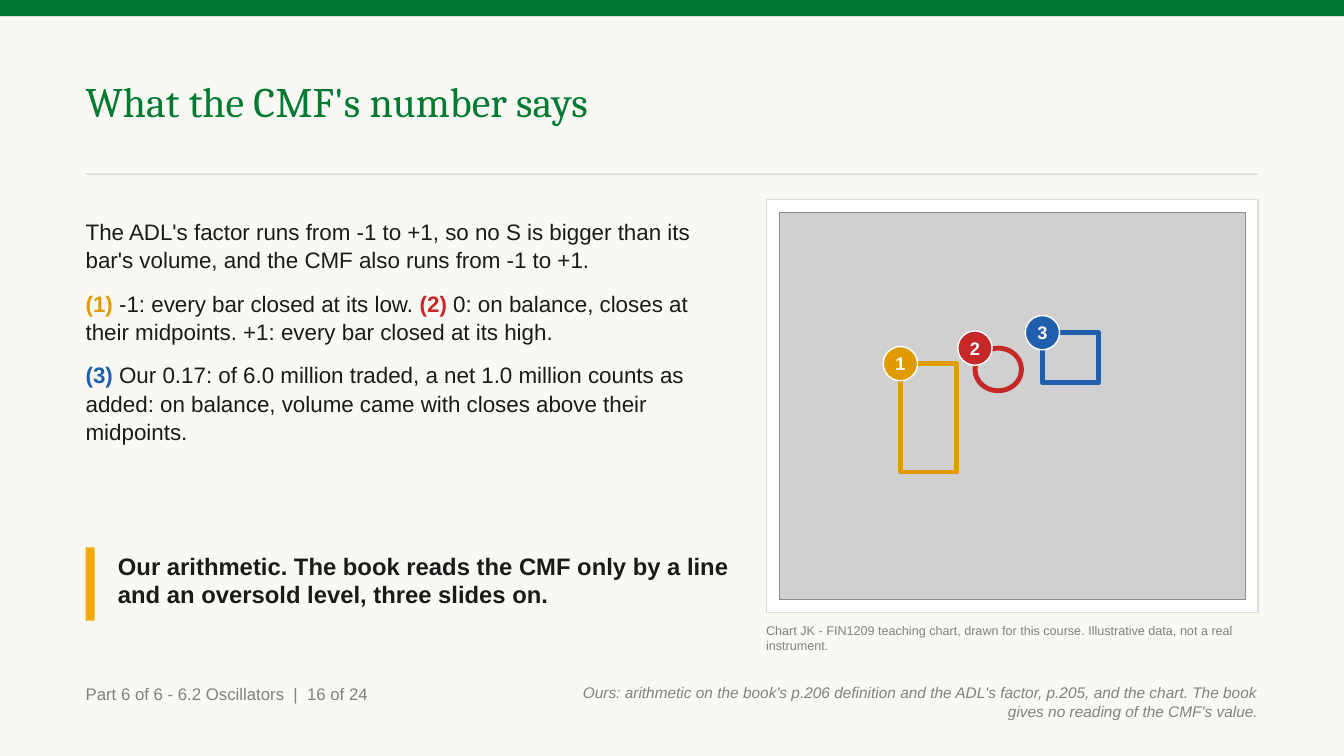
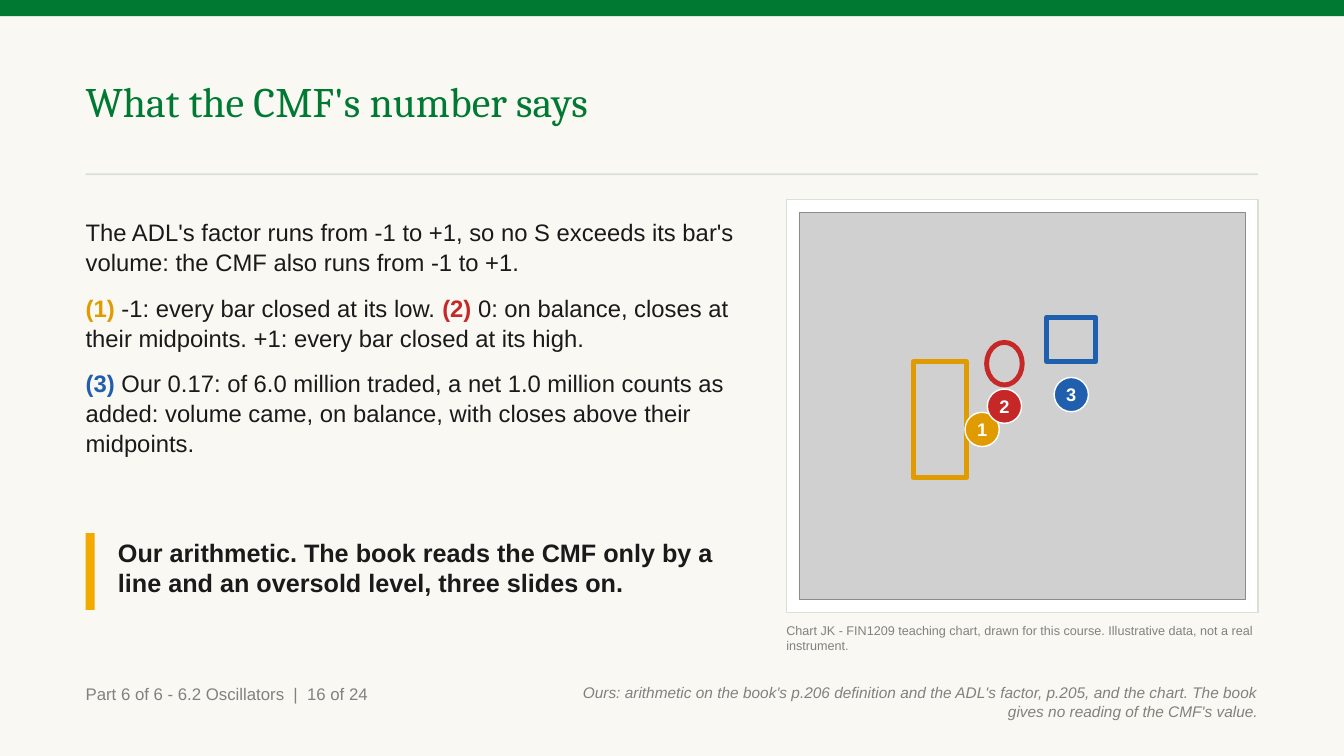
Before and after one commit to benjiesotelo-sudo/Telos_FIN1209, a slide deck: slide 192 of chapter-06/FIN1209-Chapter-06.pptx (slide 190 before the commit). Drawn at 1344x756 pixels with LibreOffice and Linux fonts; fonts in the diff are those of the drawing; grey boxes stand for pictures. Boxes give left, top, right and bottom in pixels: in the first picture for what was removed or moved away, otherwise in the second. Text is boxed around its words. In the diff, an @@ line names an element or a change of style, - is before the commit and + after.

```diff
--- a/chapter-06/FIN1209-Chapter-06.pptx
+++ b/chapter-06/FIN1209-Chapter-06.pptx
@@ rectangle resized from (x1=766, y1=200, x2=1258, y2=613) to (x1=786, y1=200, x2=1258, y2=613) @@
@@ text at (x1=86, y1=223, x2=733, y2=272): text changed; size 16 to 17 pt @@
-The ADL's factor runs from -1 to +1, so no S is bigger than its bar's volume, and the CMF also runs from -1 to +1.
+The ADL's factor runs from -1 to +1, so no S exceeds its bar's volume: the CMF also runs from -1 to +1.
@@ picture resized from (x1=779, y1=213, x2=1245, y2=600) to (x1=800, y1=213, x2=1245, y2=600) @@
@@ text at (x1=86, y1=299, x2=728, y2=352): size 16 to 17 pt in "(1) -1: every bar closed at its ..." @@
@@ rectangle resized from (x1=1043, y1=333, x2=1098, y2=383) to (x1=1047, y1=318, x2=1096, y2=362) @@
@@ ellipse resized from (x1=975, y1=348, x2=1021, y2=390) to (x1=987, y1=343, x2=1022, y2=385) @@
@@ text at (x1=86, y1=374, x2=723, y2=457): text changed; size 16 to 17 pt @@
-(3) Our 0.17: of 6.0 million traded, a net 1.0 million counts as added: on balance, volume came with closes above their midpoints.
+(3) Our 0.17: of 6.0 million traded, a net 1.0 million counts as added: volume came, on balance, with closes above their midpoints.
@@ rectangle resized from (x1=900, y1=364, x2=956, y2=473) to (x1=913, y1=362, x2=967, y2=478) @@
@@ ellipse "2" moved from (x1=958, y1=331, x2=992, y2=365) to (x1=987, y1=389, x2=1021, y2=423) @@
@@ ellipse "3" moved from (x1=1025, y1=316, x2=1060, y2=350) to (x1=1055, y1=377, x2=1089, y2=411) @@
@@ ellipse "1" moved from (x1=883, y1=347, x2=918, y2=381) to (x1=965, y1=412, x2=999, y2=447) @@
@@ rectangle moved from (x1=86, y1=547, x2=95, y2=621) to (x1=86, y1=533, x2=95, y2=610) @@
@@ text "Our arithmetic. The book reads ..." moved from (x1=118, y1=557, x2=728, y2=607) to (x1=118, y1=543, x2=712, y2=596) @@
@@ text "Our arithmetic. The book reads ..." at (x1=118, y1=543, x2=712, y2=596): size 17 to 18 pt @@
@@ text "Chart JK - FIN1209 teaching ..." moved from (x1=766, y1=626, x2=1233, y2=650) to (x1=786, y1=626, x2=1253, y2=650) @@
```
Also in this commit, not shown: 46 other slides changed, 2 slides added, 3 other files.
